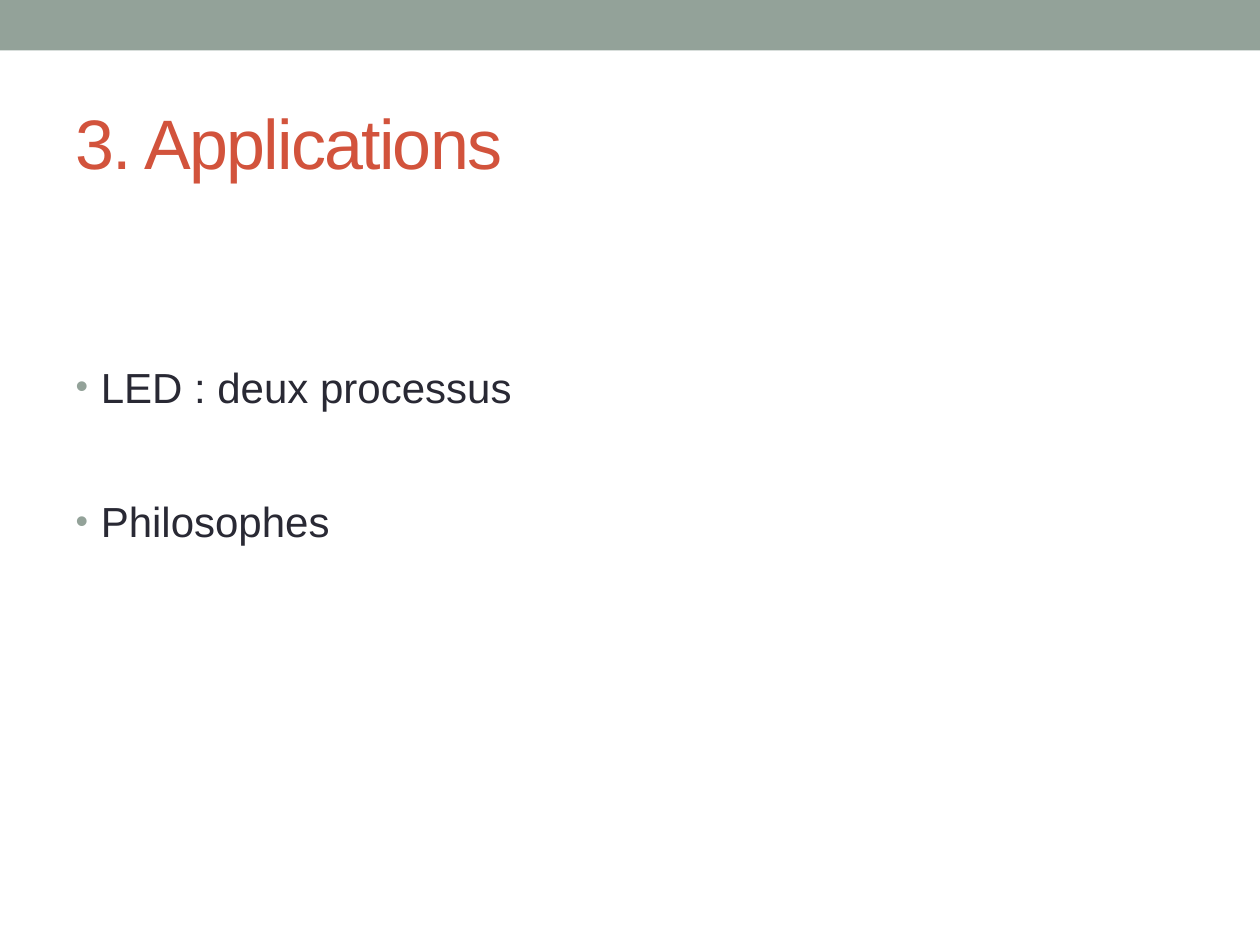
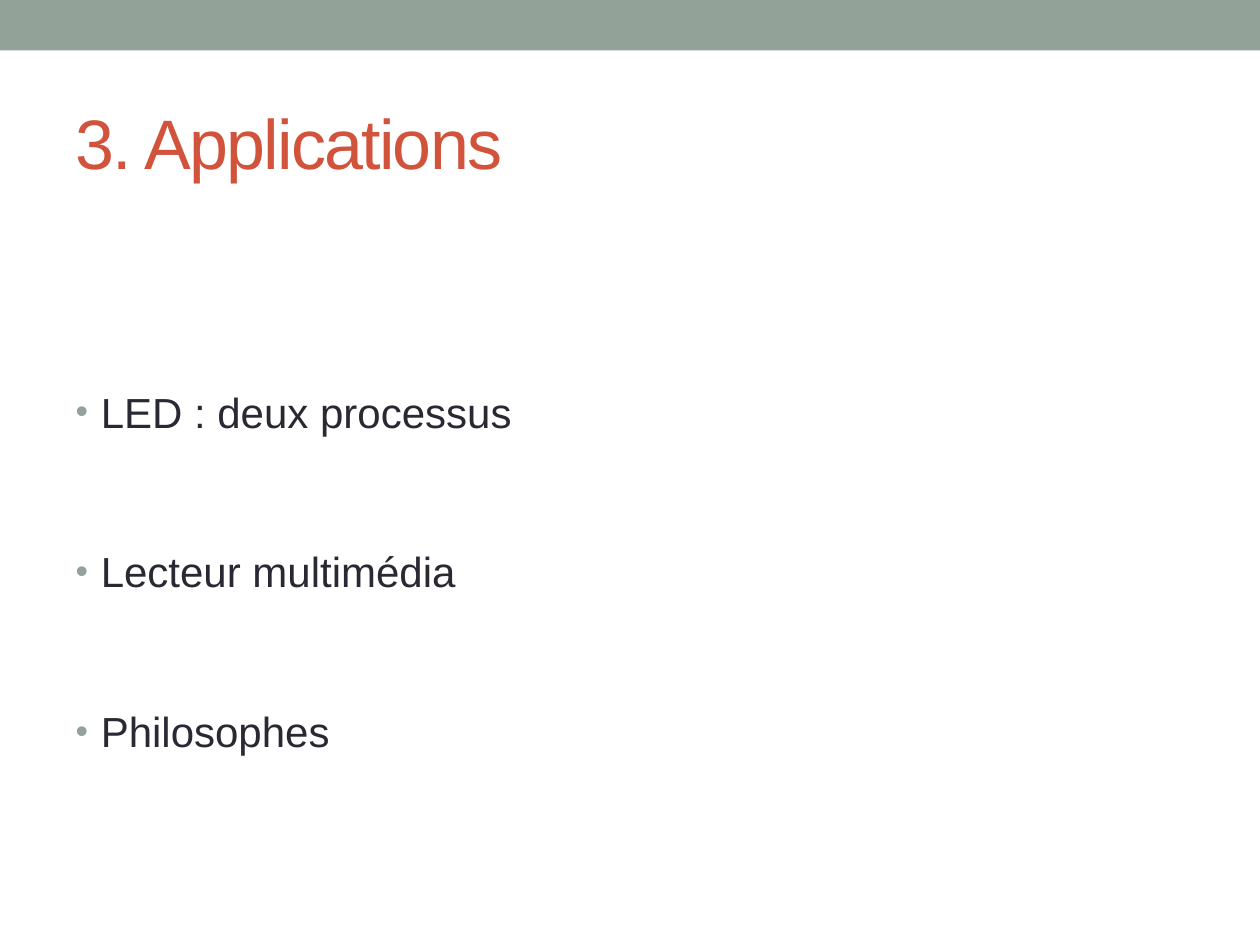
Before and after one commit to INSA-4IF-H4404-2013-2014/RaspiKernel, a slide deck: slide 10 of ppt/presentation.pptx. Drawn at 1260x945 pixels with LibreOffice and Linux fonts; fonts in the diff are those of the drawing. Boxes give left, top, right and bottom in pixels: in the first picture for what was removed or moved away, otherwise in the second. Text is boxed around its words. In the diff, an @@ line names an element or a change of style, - is before the commit and + after.

```diff
--- a/ppt/presentation.pptx
+++ b/ppt/presentation.pptx
@@ text at [101, 397, 511, 756]: line spacing 2.5 to 3 @@
@@ text at [101, 556, 455, 588]: paragraph added @@
+• Lecteur multimédia
```
Also in this commit, not shown: 4 other slides changed.
